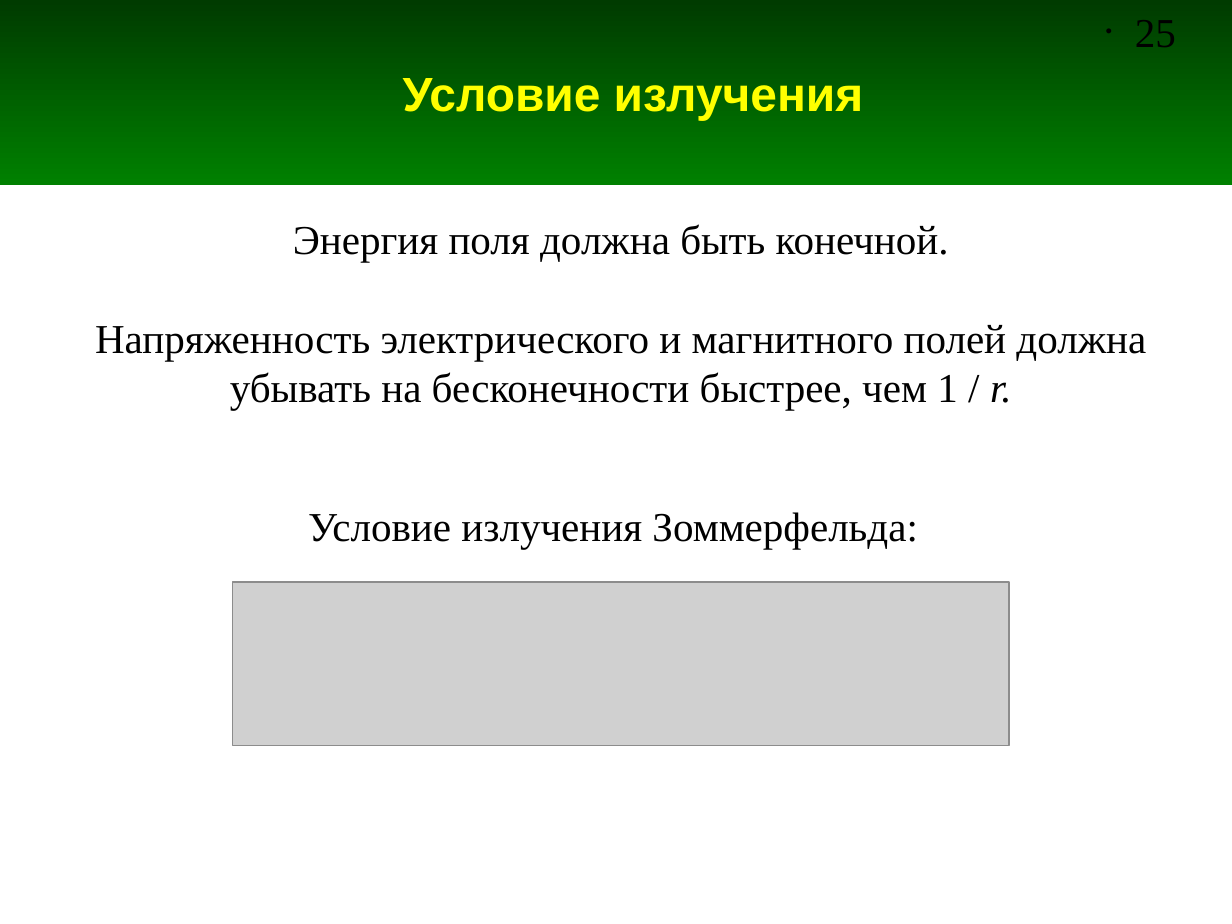
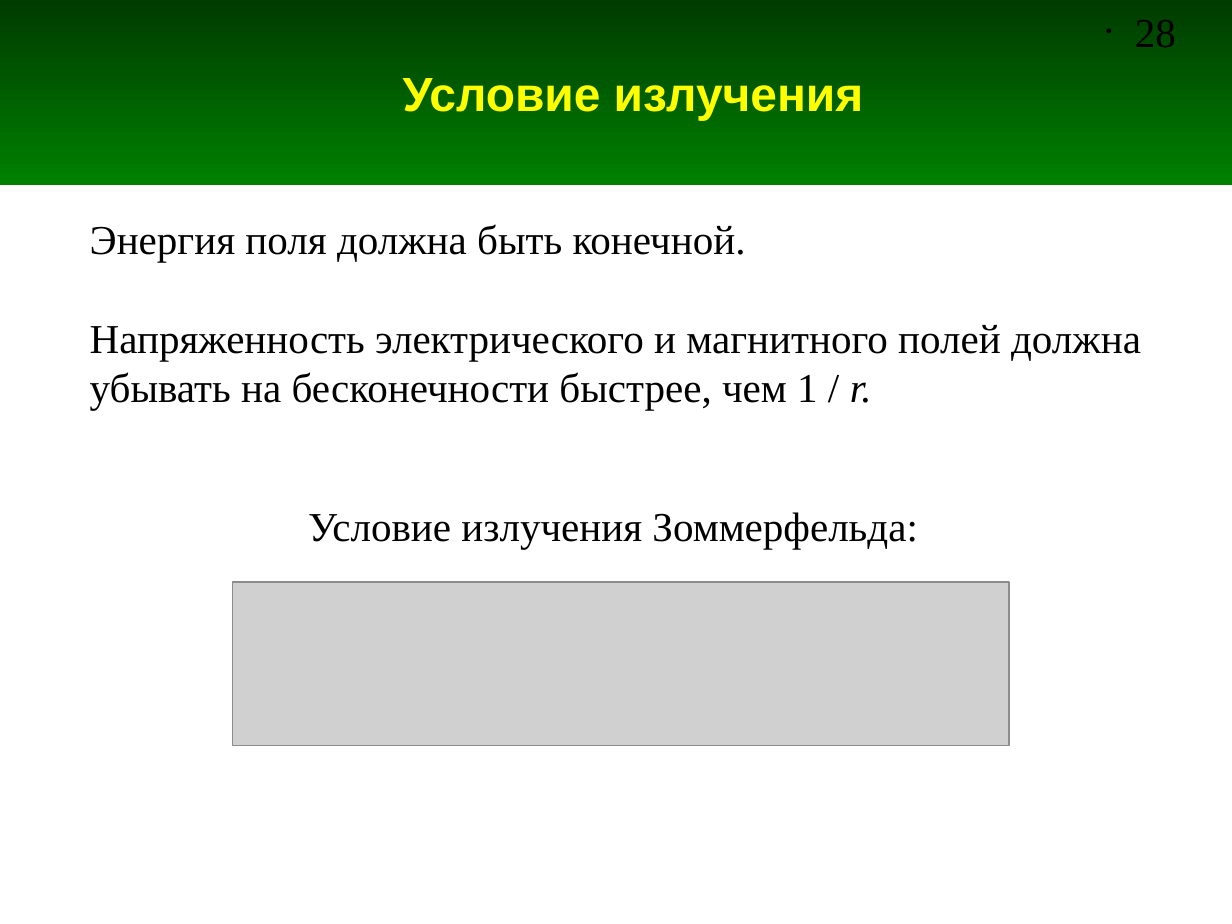
Before and after one commit to andris0147sv/modelling, a slide deck: slide 28 of presentations/1. Problem Statement.odp (slide 25 before the commit). Drawn at 1232x924 pixels with LibreOffice and Linux fonts; fonts in the diff are those of the drawing; grey boxes stand for pictures. Boxes give left, top, right and bottom in pixels: in the first picture for what was removed or moved away, otherwise in the second. Text is boxed around its words. In the diff, an @@ line names an element or a change of style, - is before the commit and + after.

```diff
--- a/presentations/1. Problem Statement.odp
+++ b/presentations/1. Problem Statement.odp
@@ page number at <box>1135,20,1176,47</box>: text changed @@
-• 25
+• 28
@@ text "Энергия поля должна быть конечной." at <box>90,224,1141,410</box>: alignment centre to left @@
```
Also in this commit, not shown: 8 other slides changed, 3 slides added, 3 other files.
